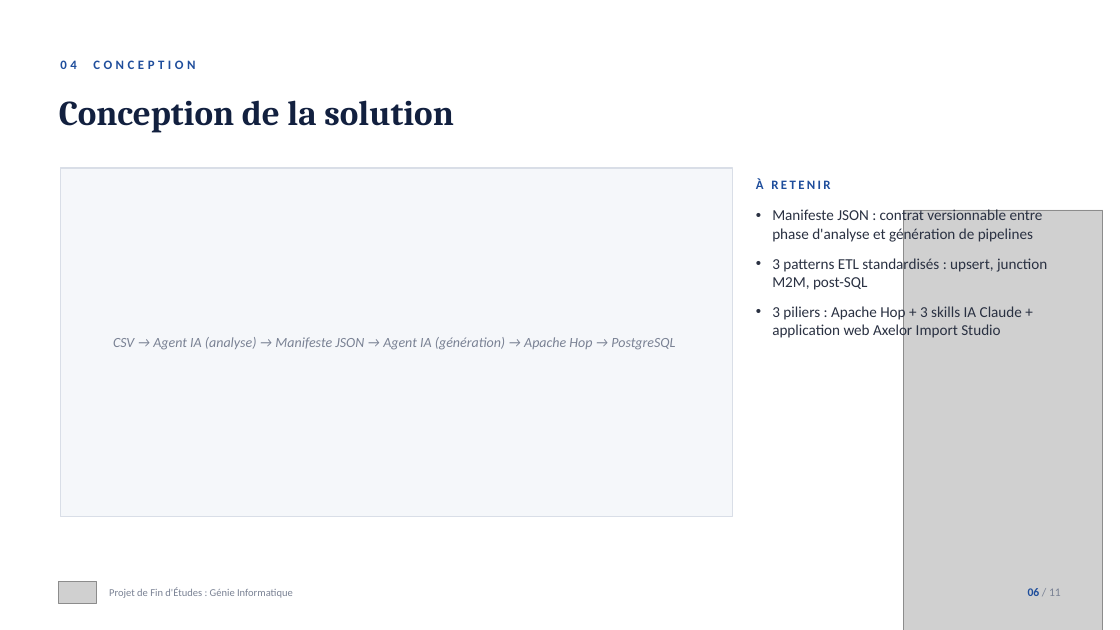
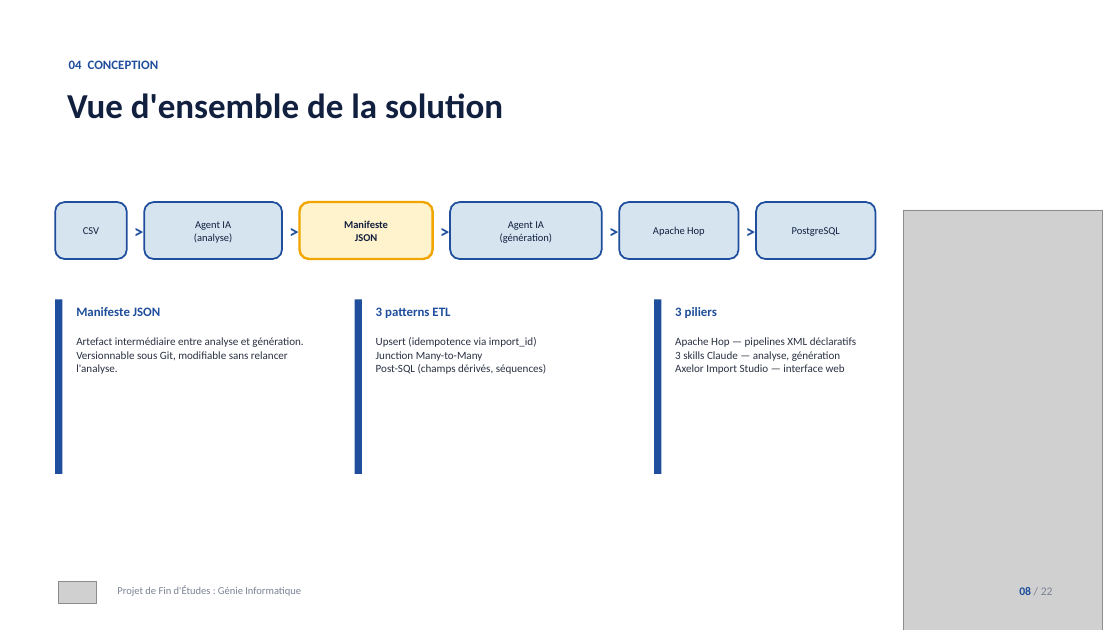
Before and after one commit to tahaghailan21-max/presentation-pfe, a slide deck: slide 8 of Presentation_PFE_TahaGHAILAN_v2.pptx (slide 6 before the commit). Drawn at 1120x630 pixels with LibreOffice and Linux fonts; fonts in the diff are those of the drawing; grey boxes stand for pictures. Boxes give left, top, right and bottom in pixels: in the first picture for what was removed or moved away, otherwise in the second. Text is boxed around its words. In the diff, an @@ line names an element or a change of style, - is before the commit and + after.

```diff
--- a/Presentation_PFE_TahaGHAILAN_v2.pptx
+++ b/Presentation_PFE_TahaGHAILAN_v2.pptx
@@ text "04 CONCEPTION" at bbox=[69, 60, 159, 69]: letter spacing 3 to 0 pt; vertical alignment middle to top @@
@@ text at bbox=[67, 93, 503, 119]: text changed; font Cambria to Calibri @@
-Conception de la solution
+Vue d'ensemble de la solution
@@ rectangle removed at bbox=[60, 168, 733, 517] @@
@@ text removed at bbox=[756, 178, 1047, 340] @@
-À RETENIR
-• Manifeste JSON : contrat versionnable entre phase d'analyse et génération de pipelines
-• 3 patterns ETL standardisés : upsert, junction M2M, post-SQL
-• 3 piliers : Apache Hop + 3 skills IA Claude + application web Axelor Import Studio
@@ rounded rectangle added at bbox=[55, 202, 127, 260], fill #D6E4F0, outline #1F4E9C 1.5 pt, 9 pt, text #12203F @@
+CSV
@@ rounded rectangle added at bbox=[145, 202, 282, 260], fill #D6E4F0, outline #1F4E9C 1.5 pt, 9 pt, text #12203F @@
+Agent IA
+(analyse)
@@ rounded rectangle added at bbox=[300, 202, 434, 260], fill #FFF3CD, outline #F0A500 2 pt, 9 pt, text #12203F, bold @@
+Manifeste
+JSON
@@ rounded rectangle added at bbox=[450, 202, 602, 260], fill #D6E4F0, outline #1F4E9C 1.5 pt, 9 pt, text #12203F @@
+Agent IA
+(génération)
@@ rounded rectangle added at bbox=[619, 202, 739, 260], fill #D6E4F0, outline #1F4E9C 1.5 pt, 9 pt, text #12203F @@
+Apache Hop
@@ rounded rectangle added at bbox=[756, 202, 875, 260], fill #D6E4F0, outline #1F4E9C 1.5 pt, 9 pt, text #12203F @@
+PostgreSQL
@@ text added at bbox=[129, 216, 142, 244], 16 pt, text #1F4E9C, bold @@
+>
@@ text added at bbox=[284, 216, 297, 244], 16 pt, text #1F4E9C, bold @@
+>
@@ text added at bbox=[434, 216, 448, 244], 16 pt, text #1F4E9C, bold @@
+>
@@ text added at bbox=[604, 216, 618, 244], 16 pt, text #1F4E9C, bold @@
+>
@@ text added at bbox=[740, 216, 754, 244], 16 pt, text #1F4E9C, bold @@
+>
@@ rectangle added at bbox=[55, 300, 63, 475], fill #1F4E9C @@
@@ text added at bbox=[76, 307, 160, 316], 11 pt, text #1F4E9C, bold @@
+Manifeste JSON
@@ rectangle added at bbox=[355, 300, 362, 475], fill #1F4E9C @@
@@ text added at bbox=[376, 307, 450, 318], 11 pt, text #1F4E9C, bold @@
+3 patterns ETL
@@ rectangle added at bbox=[655, 300, 662, 475], fill #1F4E9C @@
@@ text added at bbox=[675, 307, 717, 318], 11 pt, text #1F4E9C, bold @@
+3 piliers
@@ text added at bbox=[76, 337, 303, 374], 9.5 pt, text #2A3142 @@
+Artefact intermédiaire entre analyse et génération.
+Versionnable sous Git, modifiable sans relancer l'analyse.
@@ text removed at bbox=[113, 337, 675, 350] @@
-CSV → Agent IA (analyse) → Manifeste JSON → Agent IA (génération) → Apache Hop → PostgreSQL
@@ text added at bbox=[376, 337, 547, 374], 9.5 pt, text #2A3142 @@
+Upsert (idempotence via import_id)
+Junction Many-to-Many
+Post-SQL (champs dérivés, séquences)
@@ text added at bbox=[675, 337, 856, 374], 9.5 pt, text #2A3142 @@
+Apache Hop — pipelines XML déclaratifs
+3 skills Claude — analyse, génération
+Axelor Import Studio — interface web
@@ vertical alignment middle to top in 3 elements at bbox=[117, 585, 301, 596], bbox=[67, 93, 503, 119], bbox=[1019, 587, 1053, 595] @@
@@ text at bbox=[1019, 587, 1053, 595]: text changed @@
-06 / 11
+08 / 22
```
Also in this commit, not shown: 8 other slides changed, 11 slides added.
